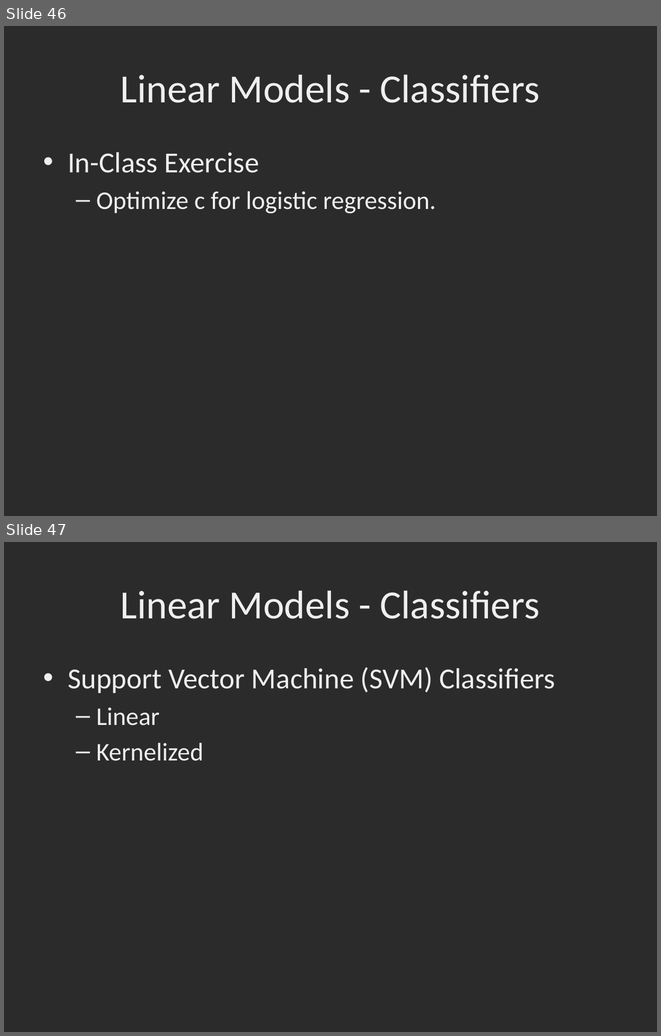
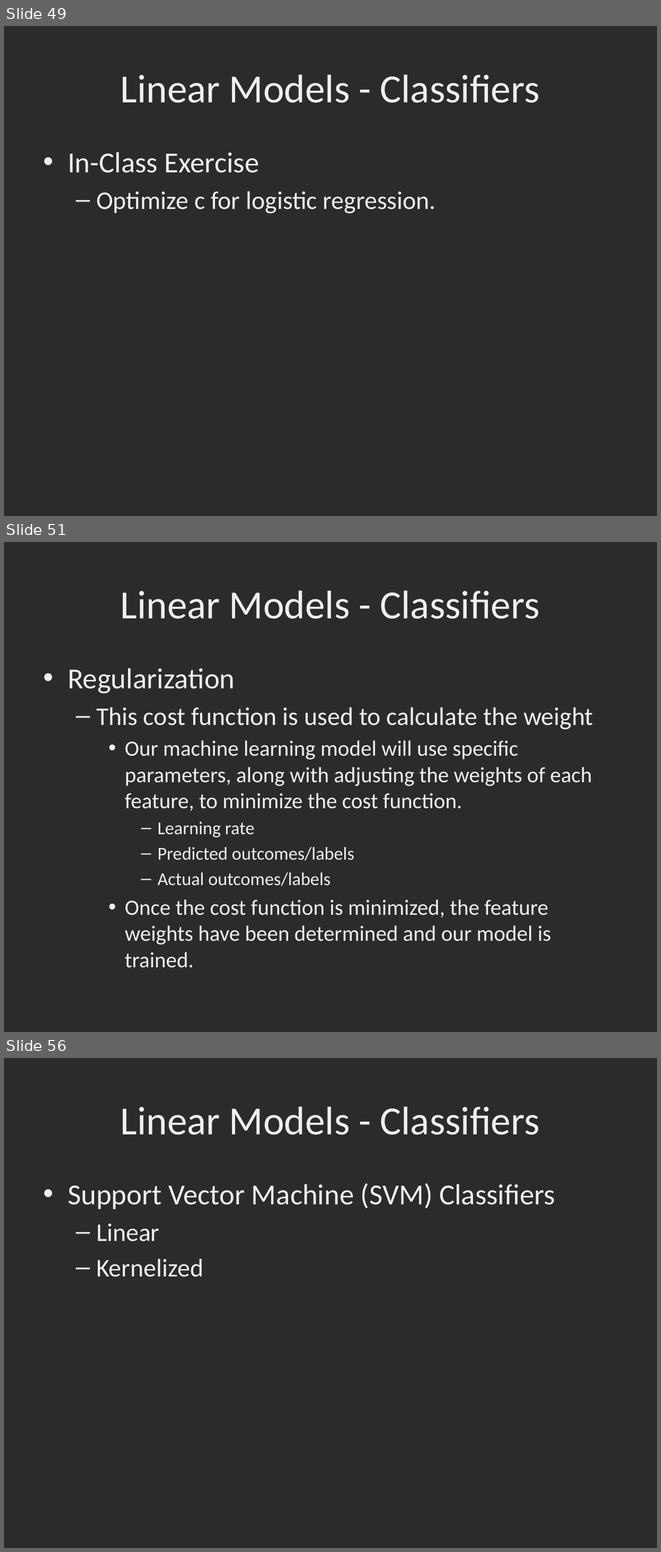
Before and after one commit to dbowmans46/PracticalProgramming, a slide deck: Session 7 - Python/Instructional Material/Session 7 - Python Brief Intro to Machine Learning with Scikit Learn.pptx. Shown one above the other, each under a label of ours: slides 46 and 47 before the commit, slides 49, 51 and 56 after it; the slides between them are not shown. The pictures are 661x1036 and 661x1552 pixels, drawn with LibreOffice and Linux fonts; fonts in the diff are those of the drawing; background and template pictures are left out; a plain dark background stands for a picture behind light text. Boxes give left, top, right and bottom in pixels: in the first picture for what was removed or moved away, otherwise in the second. Text is boxed around its words. In the diff, an @@ line names an element or a change of style, - is before the commit and + after.

Commit message:
Additional slides on regressors and regularization, added helper class for model accuracy output, implemented helper class.

```diff
--- a/Session 7 - Python/Instructional Material/Session 7 - Python Brief Intro to Machine Learning with Scikit Learn.pptx
+++ b/Session 7 - Python/Instructional Material/Session 7 - Python Brief Intro to Machine Learning with Scikit Learn.pptx
@@ slide 51 added at (x1=4, y1=542, x2=657, y2=1032), background picture (left out) @@
@@ title added at (x1=121, y1=590, x2=540, y2=619), 44 pt, text #EFEFEF @@
+Linear Models - Classifiers
@@ text added at (x1=68, y1=668, x2=593, y2=968), 24 pt, text #EFEFEF @@
+• Regularization
+  – This cost function is used to calculate the weight
+    • Our machine learning model will use specific parameters, along with adjusting the weights of each feature, to minimize the cost function.
+      – Learning rate
+      – Predicted outcomes/labels
+      – Actual outcomes/labels
+    • Once the cost function is minimized, the feature weights have been determined and our model is trained.
@@ what was slide 46 is now slide 49 @@
@@ what was slide 47 is now slide 56 @@
```
Also in this commit, not shown: 7 slides changed, 9 other slides added, 2 other files.
